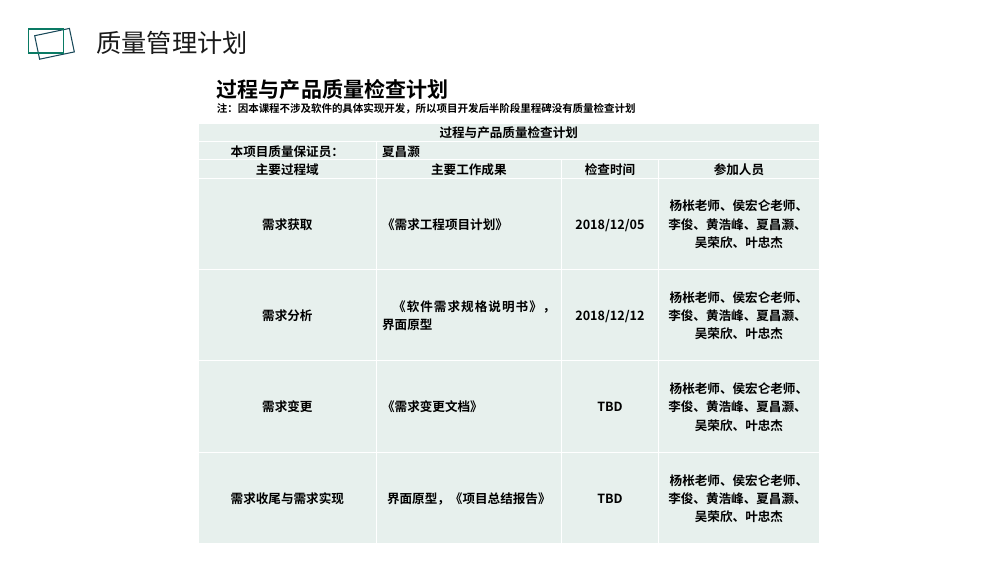
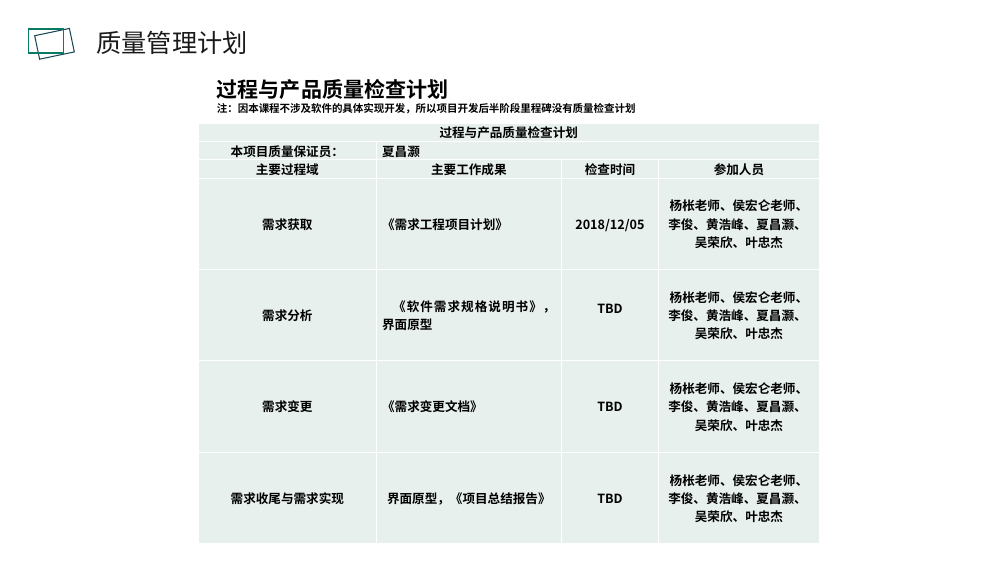
Before and after one commit to PRD2018-G10/TeachingAssistWebsiteProject, a slide deck: slide 32 of 受控文档/2.需求工程项目计划/PRD2018-G10-需求工程项目计划评审.pptx. Drawn at 1008x567 pixels with LibreOffice and Linux fonts; fonts in the diff are those of the drawing; background and template pictures are left out. Boxes give left, top, right and bottom in pixels: in the first picture for what was removed or moved away, otherwise in the second. Text is boxed around its words. In the diff, an @@ line names an element or a change of style, - is before the commit and + after.

```diff
--- a/受控文档/2.需求工程项目计划/PRD2018-G10-需求工程项目计划评审.pptx
+++ b/受控文档/2.需求工程项目计划/PRD2018-G10-需求工程项目计划评审.pptx
@@ table at [198,123,820,544] @@
-row 5, column 3: 2018/12/12
+row 5, column 3: TBD
```
